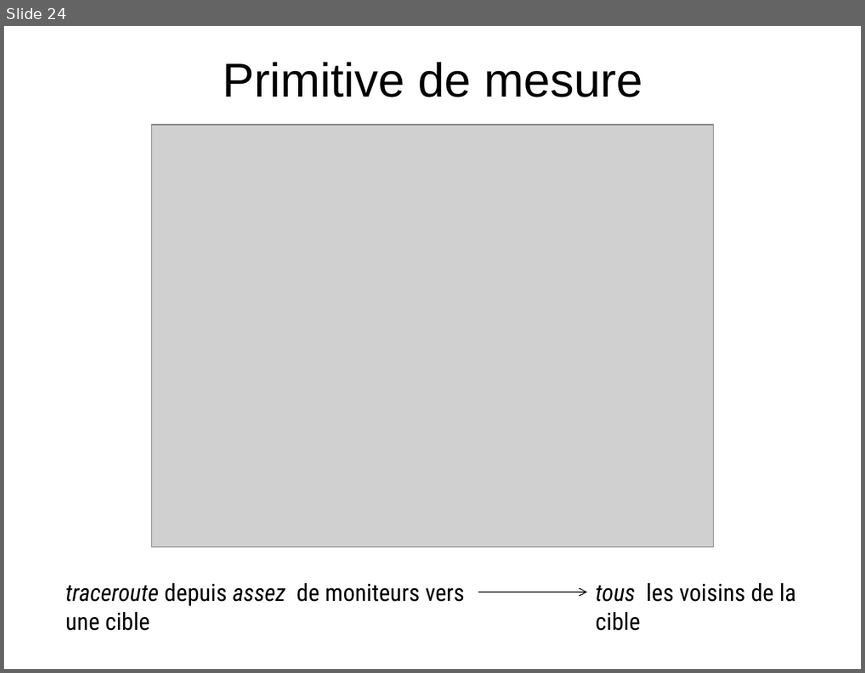
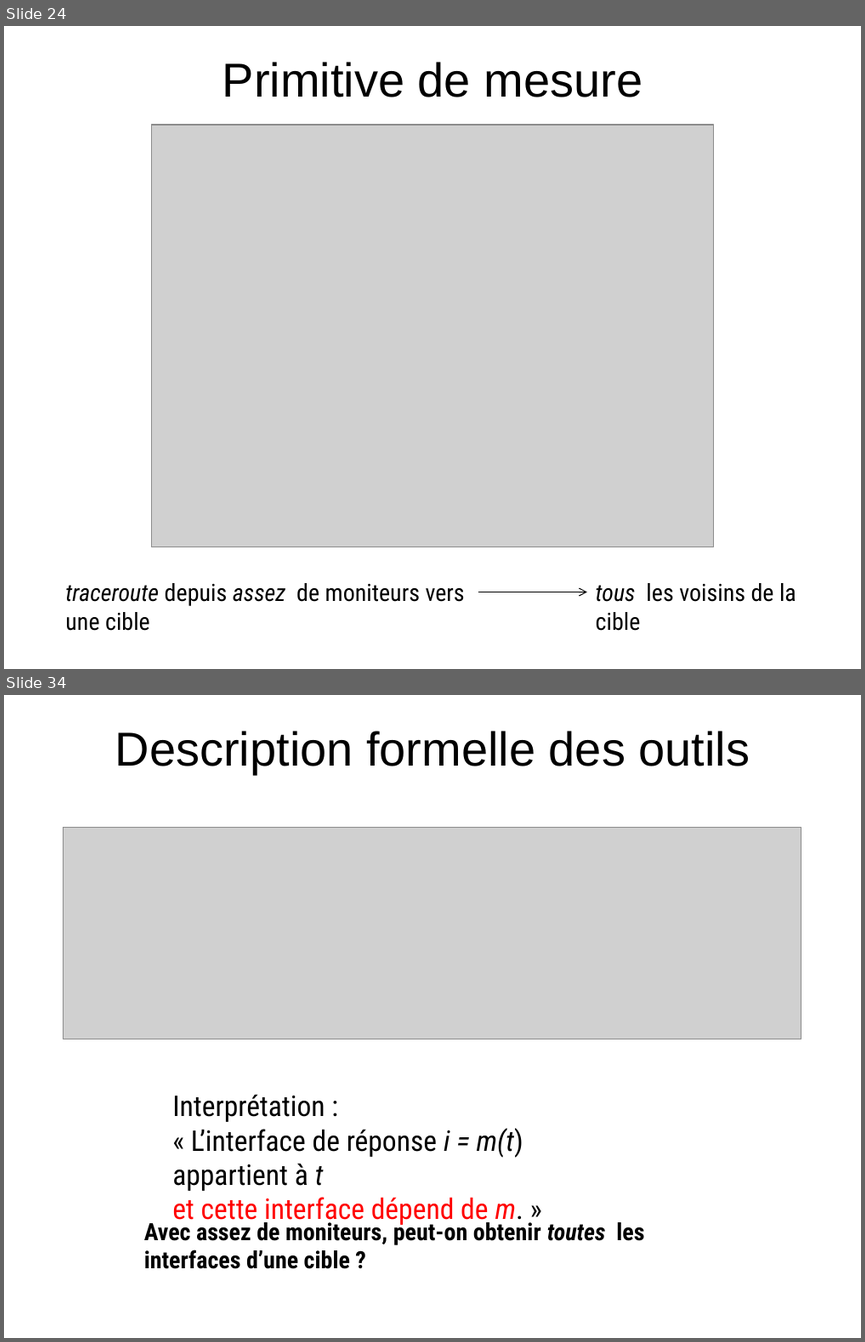
Before and after one commit to elierotenberg/my-thesis, a slide deck: slides.pptx. Shown one above the other, each under a label of ours: slide 24 before the commit, slides 24 and 34 after it; the slides between them are not shown. The pictures are 865x673 and 865x1342 pixels, drawn with LibreOffice and Linux fonts; fonts in the diff are those of the drawing; grey boxes stand for pictures. Boxes give left, top, right and bottom in pixels: in the first picture for what was removed or moved away, otherwise in the second. Text is boxed around its words. In the diff, an @@ line names an element or a change of style, - is before the commit and + after.

```diff
--- a/slides.pptx
+++ b/slides.pptx
@@ slide 34 added at [4,695,861,1338], background #FFFFFF @@
@@ title added at [115,731,750,774], 40 pt, text #000000 @@
+Description formelle des outils
@@ picture added at [64,828,800,1039] @@
@@ text added at [172,1094,523,1226], 24 pt, text #000000 @@
+Interprétation :
+« L’interface de réponse i = m(t) appartient à t
+et cette interface dépend de m. »
@@ text added at [144,1218,644,1269], 20 pt, text #000000, bold @@
+Avec assez de moniteurs, peut-on obtenir toutes les interfaces d’une cible ?
```
Also in this commit, not shown: 2 slides changed, 25 other slides added, 4 other files.
